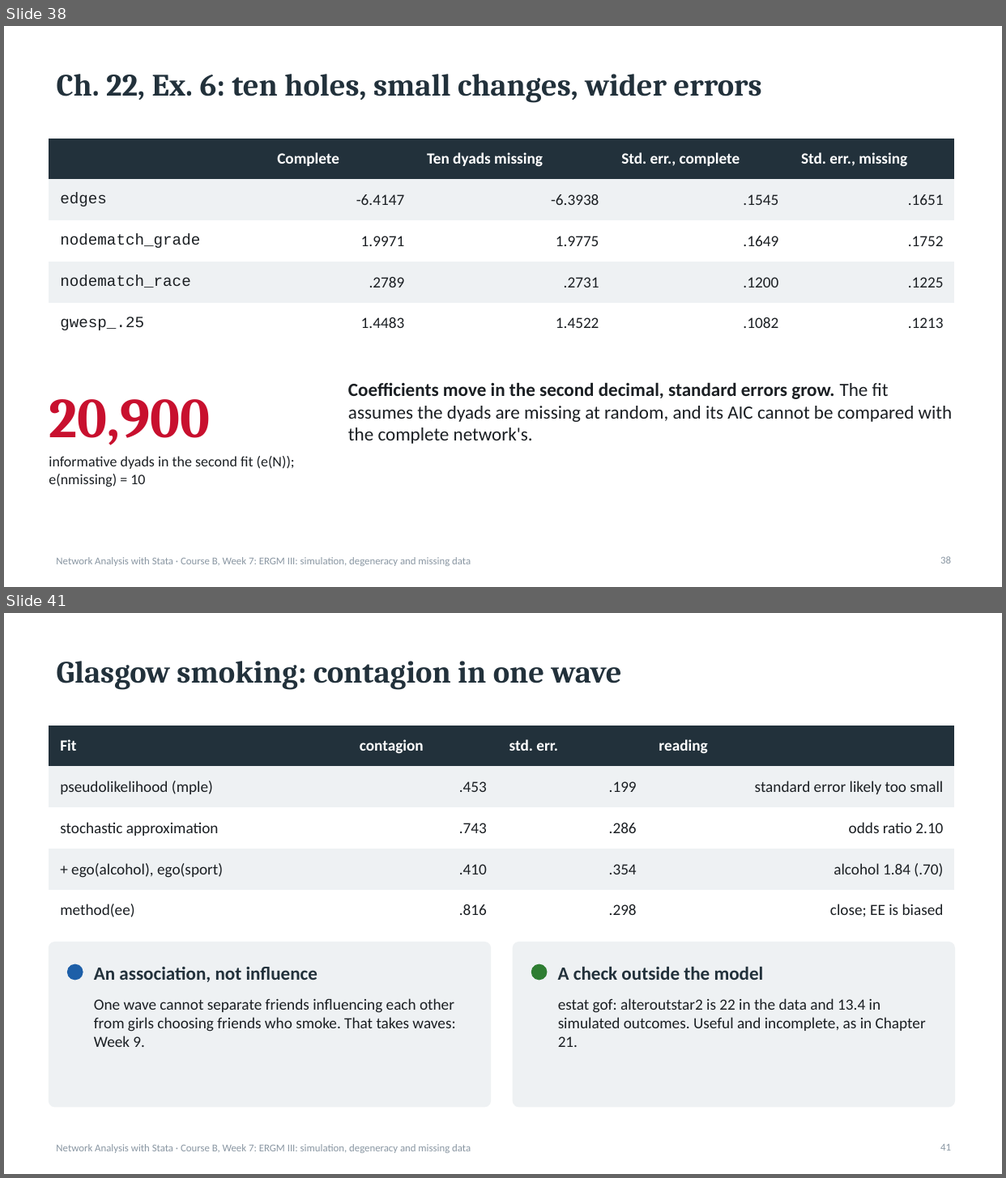
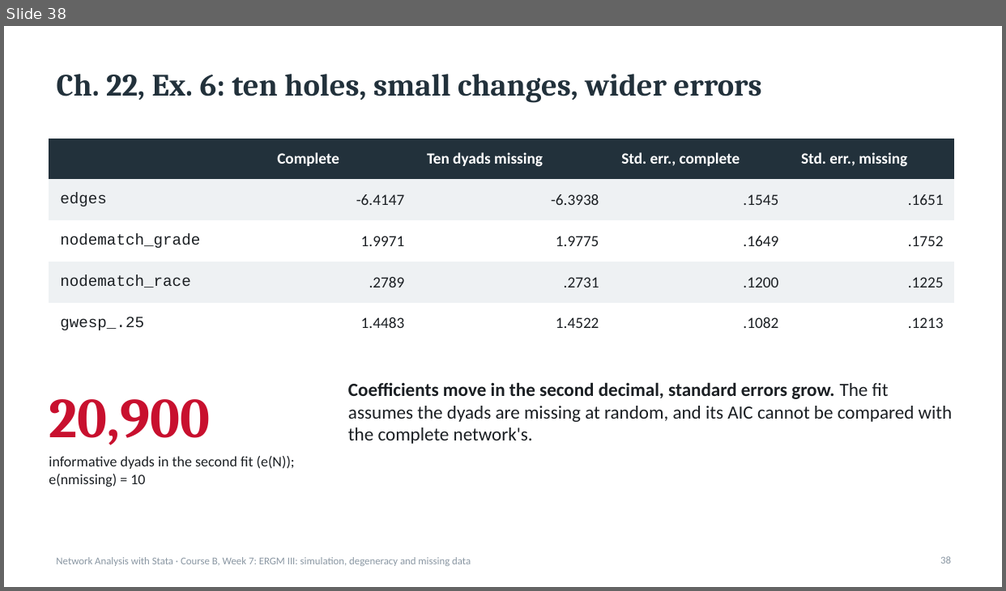
Before and after one commit to thomas-u-grund/nwcommands, a slide deck: website/book/teaching/slides/courseB_week07_ergm3_simulation_degeneracy.pptx. Shown one above the other, each under a label of ours: slides 38 and 41 before the commit, slide 38 after it; the slides between them are not shown. The pictures are 1006x1178 and 1006x591 pixels, drawn with LibreOffice and Linux fonts; fonts in the diff are those of the drawing. Boxes give left, top, right and bottom in pixels: in the first picture for what was removed or moved away, otherwise in the second. Text is boxed around its words. In the diff, an @@ line names an element or a change of style, - is before the commit and + after.

```diff
--- a/website/book/teaching/slides/courseB_week07_ergm3_simulation_degeneracy.pptx
+++ b/website/book/teaching/slides/courseB_week07_ergm3_simulation_degeneracy.pptx
@@ slide 41 removed at [4, 613, 1002, 1174], background #FFFFFF; not listed: 1 template element that a slide beside it also shows @@
@@ title removed at [57, 661, 622, 690] @@
-Glasgow smoking: contagion in one wave
@@ table removed at [49, 726, 955, 921], 5 rows, 4 columns @@
-Fit | contagion | std. err. | reading
-pseudolikelihood (mple) | .453 | .199 | standard error likely too small
-stochastic approximation | .743 | .286 | odds ratio 2.10
-+ ego(alcohol), ego(sport) | .410 | .354 | alcohol 1.84 (.70)
-method(ee) | .816 | .298 | close; EE is biased
@@ rounded rectangle removed at [49, 943, 491, 1107] @@
@@ rounded rectangle removed at [513, 943, 955, 1107] @@
@@ ellipse removed at [68, 965, 83, 980] @@
@@ text removed at [94, 967, 317, 982] @@
-An association, not influence
@@ ellipse removed at [532, 965, 547, 980] @@
@@ text removed at [558, 966, 764, 980] @@
-A check outside the model
@@ text removed at [94, 999, 455, 1047] @@
-One wave cannot separate friends influencing each other from girls choosing friends who smoke. That takes waves: Week 9.
@@ text removed at [558, 999, 926, 1047] @@
-estat gof: alteroutstar2 is 22 in the data and 13.4 in simulated outcomes. Useful and incomplete, as in Chapter 21.
@@ page number removed at [940, 1144, 951, 1151] @@
-41
```
Also in this commit, not shown: 4 slides changed, 2 other slides removed, 1 other file.
